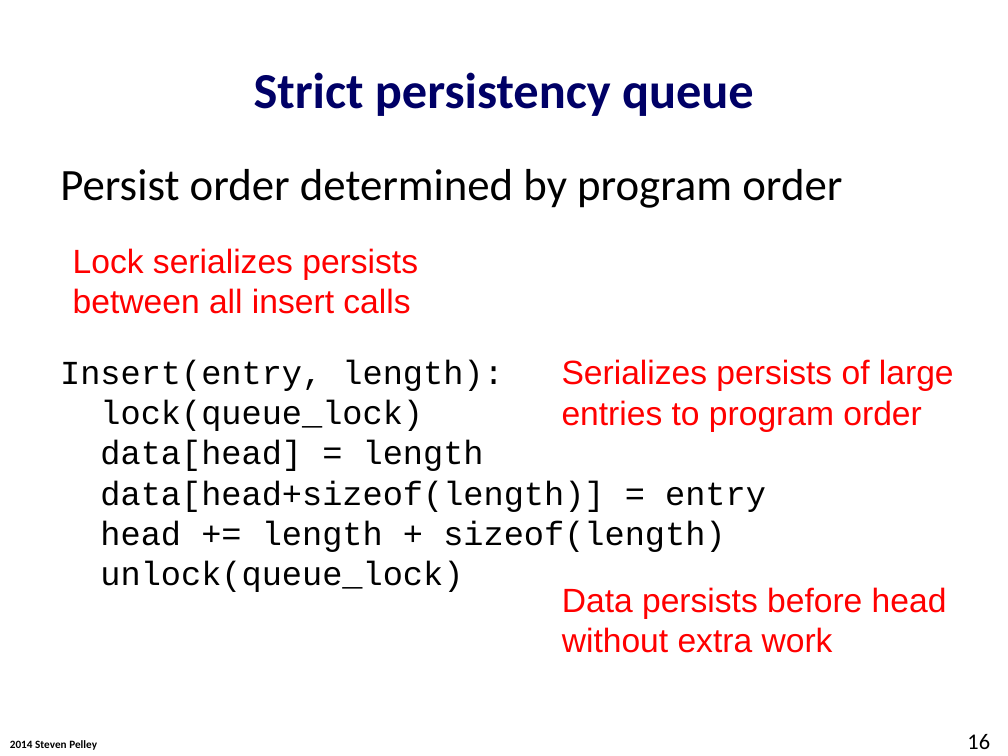
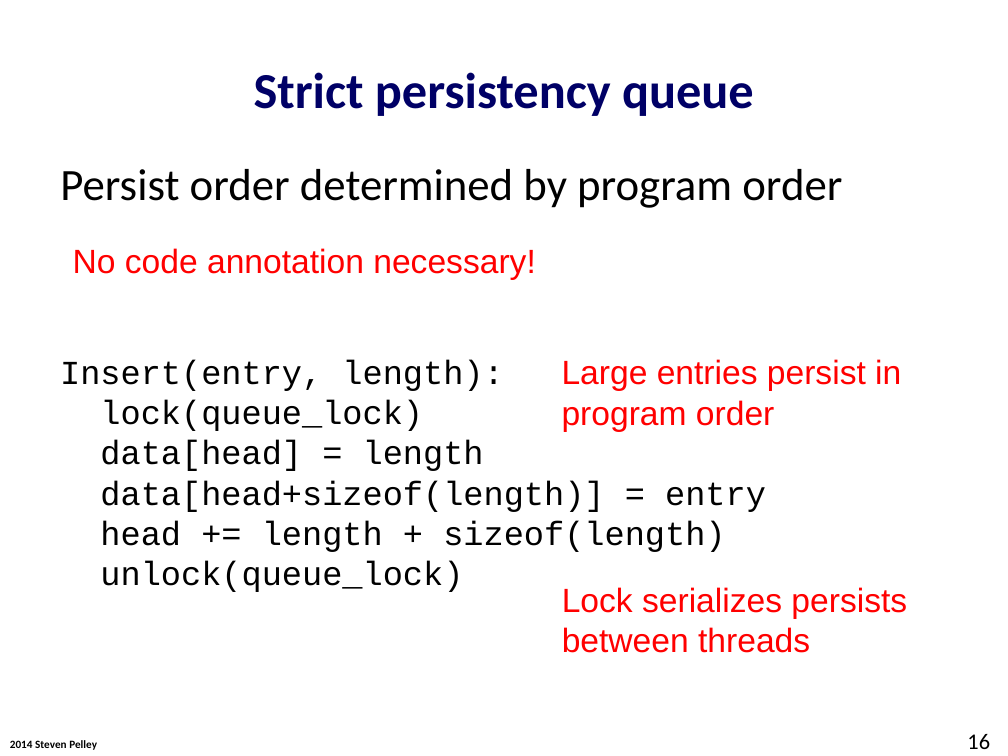
Before and after one commit to Abulila/dissertation, a slide deck: slide 16 of proposal/defense.pptx. Drawn at 1008x756 pixels with LibreOffice and Linux fonts; fonts in the diff are those of the drawing; background and template pictures are left out. Boxes give left, top, right and bottom in pixels: in the first picture for what was removed or moved away, otherwise in the second. Text is boxed around its words. In the diff, an @@ line names an element or a change of style, - is before the commit and + after.

```diff
--- a/proposal/defense.pptx
+++ b/proposal/defense.pptx
@@ text at box(73, 248, 535, 280): text changed @@
-Lock serializes persists between all insert calls
+No code annotation necessary!
@@ text at box(562, 359, 901, 432): text changed @@
-Serializes persists of large entries to program order
+Large entries persist in program order
@@ text at box(562, 587, 907, 653): text changed @@
-Data persists before head without extra work
+Lock serializes persists between threads
```
Also in this commit, not shown: 11 other slides changed, 12 slides added.
